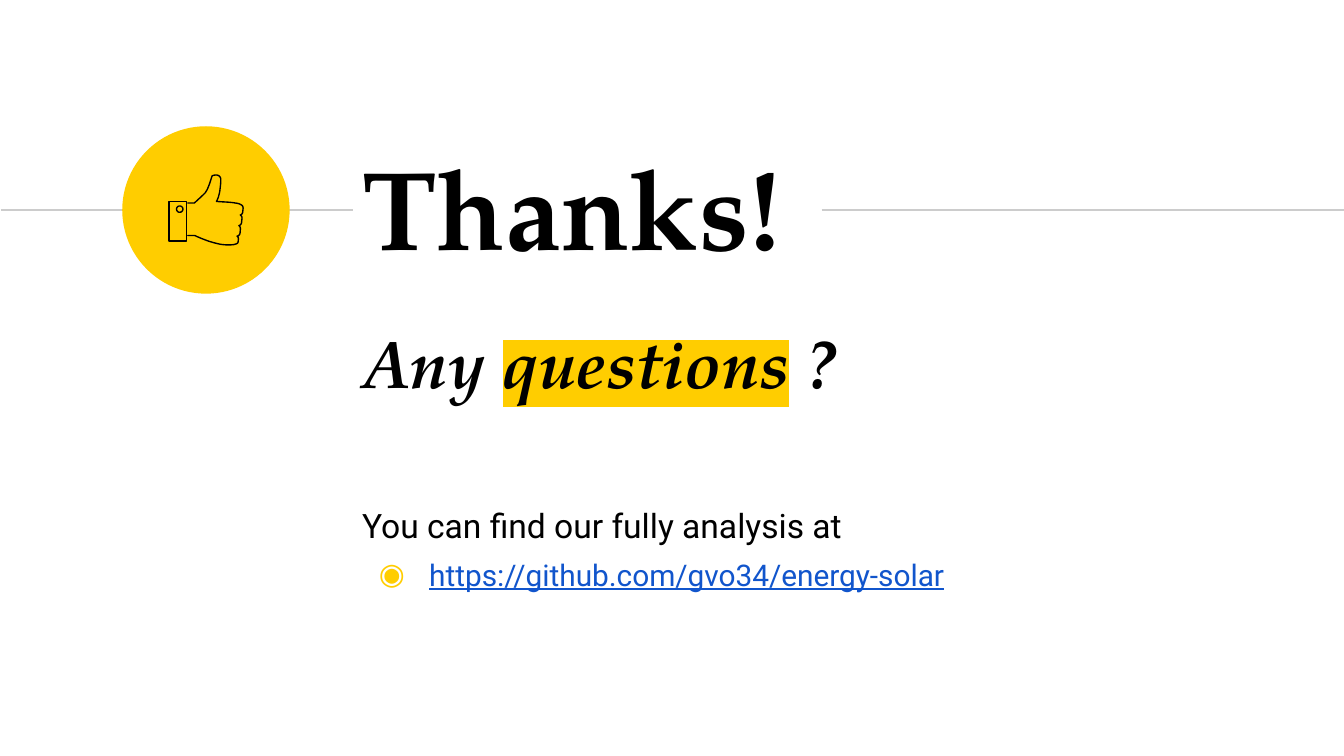
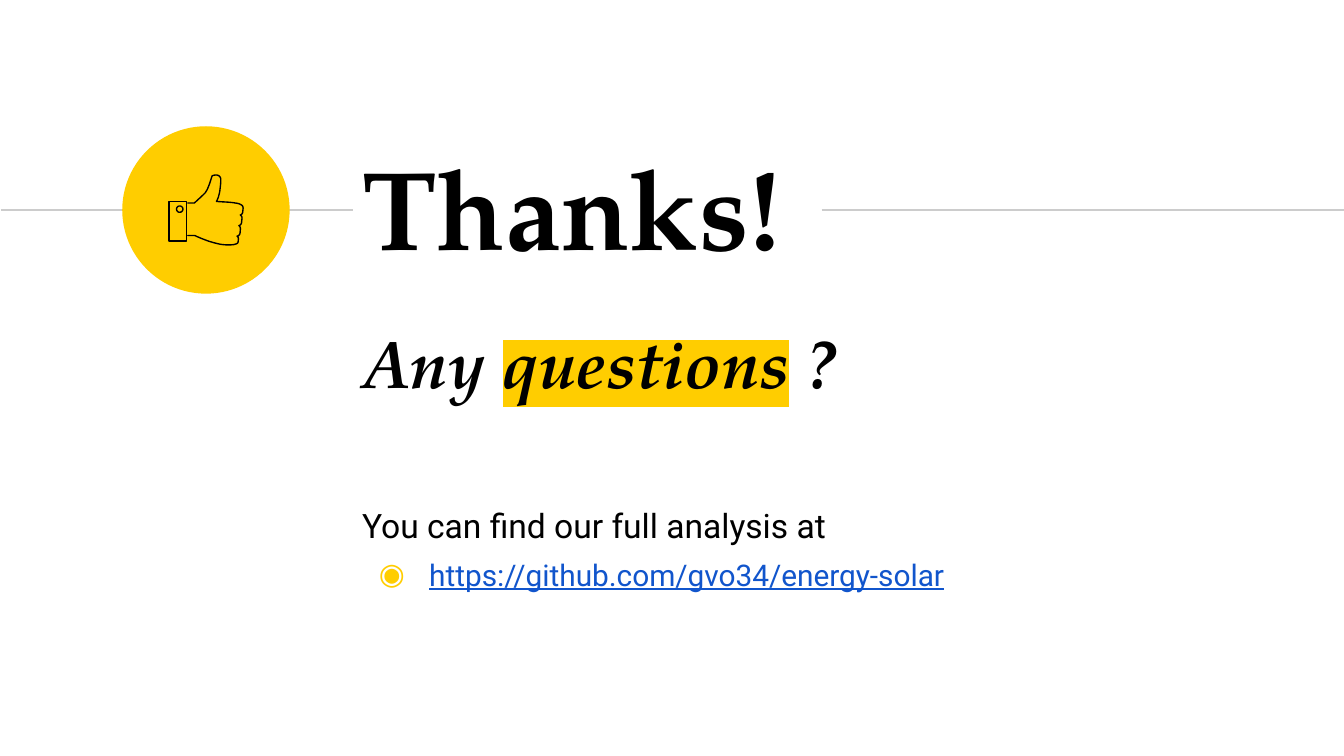
Before and after one commit to gvo34/energy-solar, a slide deck: slide 12 of Energy Solar ppt final version.pptx. Drawn at 1344x756 pixels with LibreOffice and Linux fonts; fonts in the diff are those of the drawing. Boxes give left, top, right and bottom in pixels: in the first picture for what was removed or moved away, otherwise in the second. Text is boxed around its words. In the diff, an @@ line names an element or a change of style, - is before the commit and + after.

Commit message:
minor typo and add pdf version of ppt

```diff
--- a/Energy Solar ppt final version.pptx
+++ b/Energy Solar ppt final version.pptx
@@ subtitle at (362,512,826,545): text changed @@
-You can find our fully analysis at
+You can find our full analysis at
```
Also in this commit, not shown: 1 other file.
